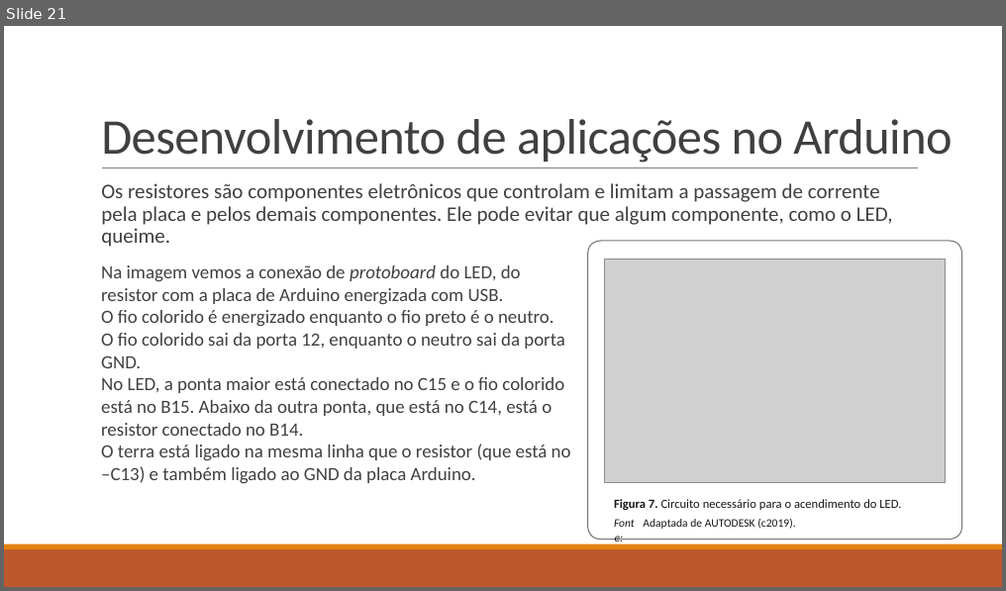
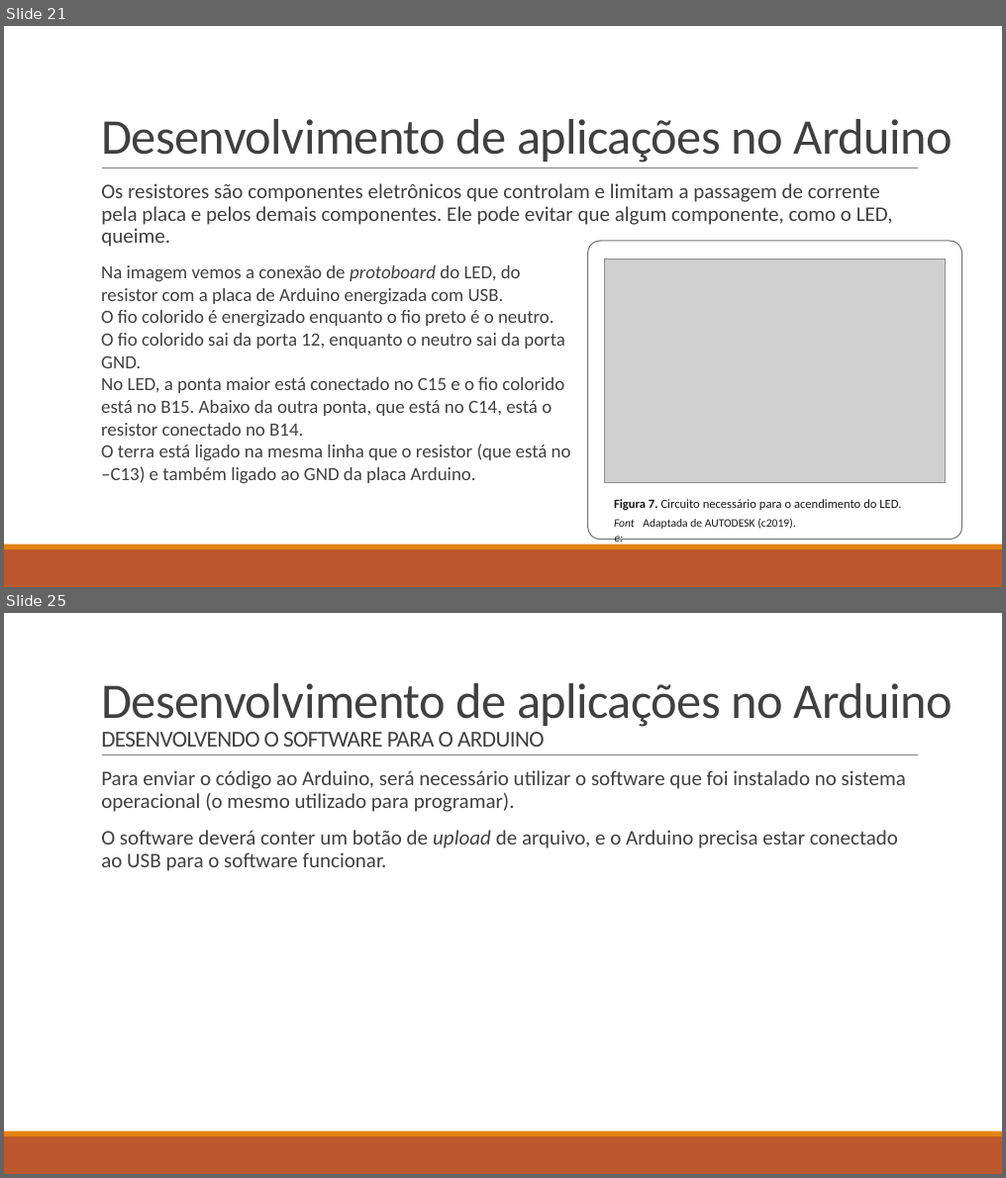
Before and after one commit to LucasHerculanoAmaro/Minhas-Aulas, a slide deck: Eugenio Mariz de Oliveira Netto/Programação de Aplicativos Mobile II/Aula 9/Introdução à Internet das Coisas na plataforma Arduíno.pptx. Shown one above the other, each under a label of ours: slide 21 before the commit, slides 21 and 25 after it; the slides between them are not shown. The pictures are 1006x591 and 1006x1178 pixels, drawn with LibreOffice and Linux fonts; fonts in the diff are those of the drawing; grey boxes stand for pictures. Boxes give left, top, right and bottom in pixels: in the first picture for what was removed or moved away, otherwise in the second. Text is boxed around its words. In the diff, an @@ line names an element or a change of style, - is before the commit and + after.

Commit message:
terminando aula 9 de Desenvolvimento Móvel

```diff
--- a/Eugenio Mariz de Oliveira Netto/Programação de Aplicativos Mobile II/Aula 9/Introdução à Internet das Coisas na plataforma Arduíno.pptx
+++ b/Eugenio Mariz de Oliveira Netto/Programação de Aplicativos Mobile II/Aula 9/Introdução à Internet das Coisas na plataforma Arduíno.pptx
@@ slide 25 added at [4, 613, 1002, 1174], background #FFFFFF; not listed: 3 template elements that a slide beside it also shows @@
@@ title added at [101, 683, 951, 747], 48 pt, text #404040 @@
+Desenvolvimento de aplicações no Arduino
+DESENVOLVENDO O SOFTWARE PARA O ARDUINO
@@ text added at [101, 770, 906, 871], 20 pt, text #404040 @@
+  Para enviar o código ao Arduino, será necessário utilizar o software que foi instalado no sistema operacional (o mesmo utilizado para programar).
+  O software deverá conter um botão de upload de arquivo, e o Arduino precisa estar conectado ao USB para o software funcionar.
```
Also in this commit, not shown: 2 slides changed, 2 other slides added.
